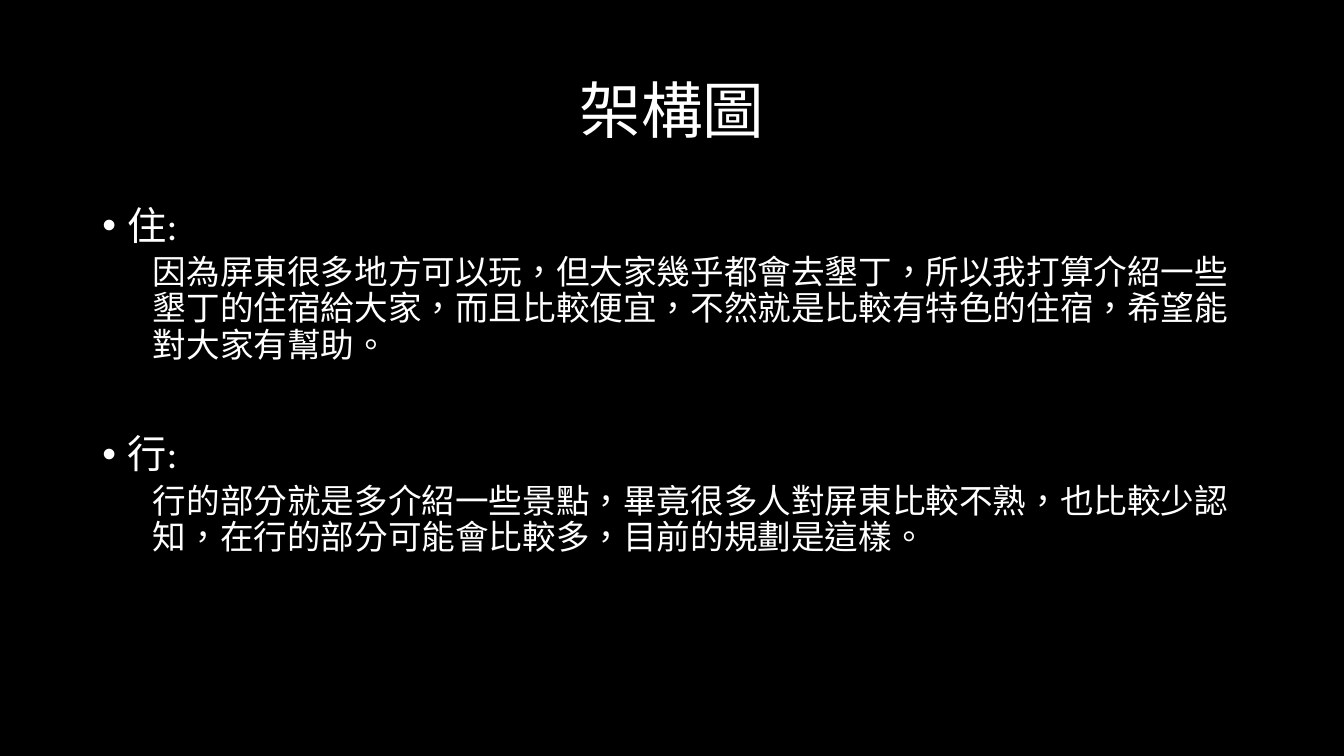
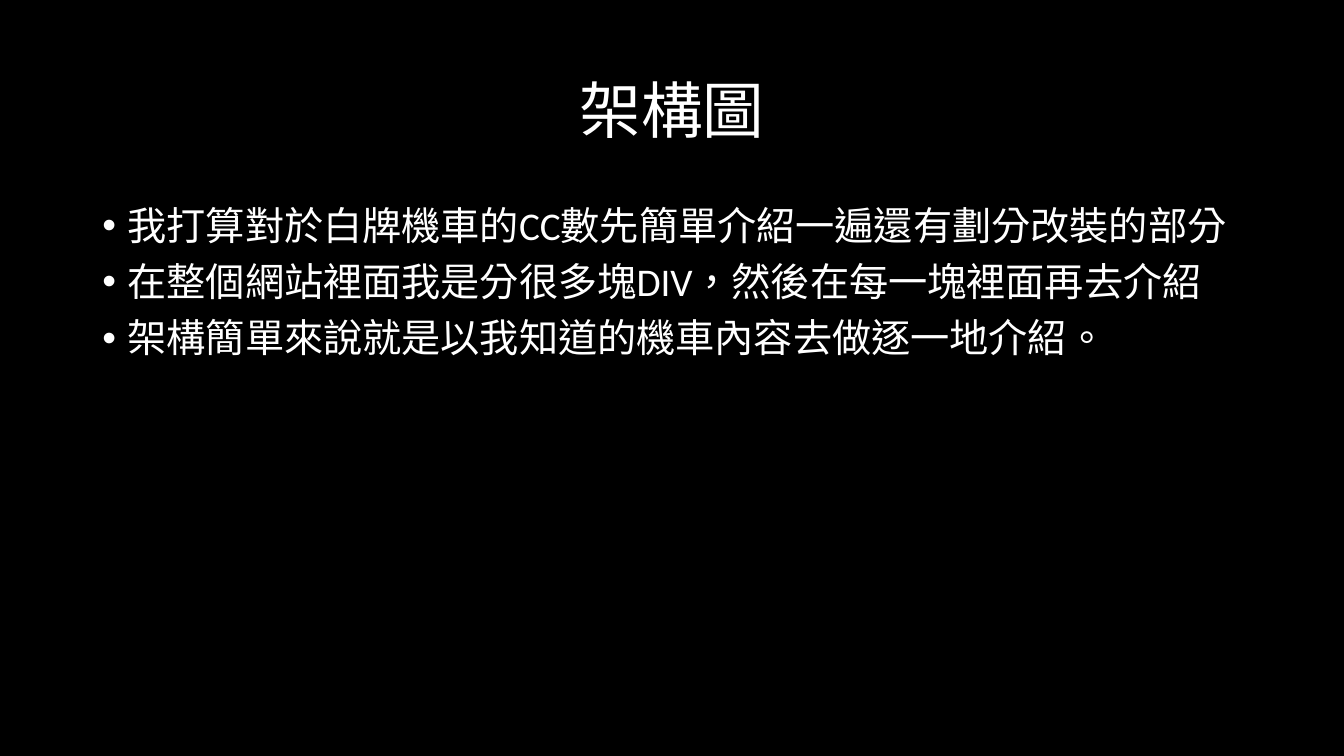
Before and after one commit to 00757107/00757107.github.io, a slide deck: slide 4 of hung/project.pptx. Drawn at 1344x756 pixels with LibreOffice and Linux fonts; fonts in the diff are those of the drawing. Boxes give left, top, right and bottom in pixels: in the first picture for what was removed or moved away, otherwise in the second. Text is boxed around its words. In the diff, an @@ line names an element or a change of style, - is before the commit and + after.

```diff
--- a/hung/project.pptx
+++ b/hung/project.pptx
@@ text at <box>128,207,1227,356</box>: text changed; size 24 to 28 pt @@
-• 住:
-  因為屏東很多地方可以玩，但大家幾乎都會去墾丁，所以我打算介紹一些墾丁的住宿給大家，而且比較便宜，不然就是比較有特色的住宿，希望能對大家有幫助。
-• 行:
-  行的部分就是多介紹一些景點，畢竟很多人對屏東比較不熟，也比較少認知，在行的部分可能會比較多，目前的規劃是這樣。
+• 我打算對於白牌機車的CC數先簡單介紹一遍還有劃分改裝的部分
+• 在整個網站裡面我是分很多塊DIV，然後在每一塊裡面再去介紹
+• 架構簡單來說就是以我知道的機車內容去做逐一地介紹。
```
Also in this commit, not shown: 2 other slides changed, 1 slide added, 1 slide removed.
